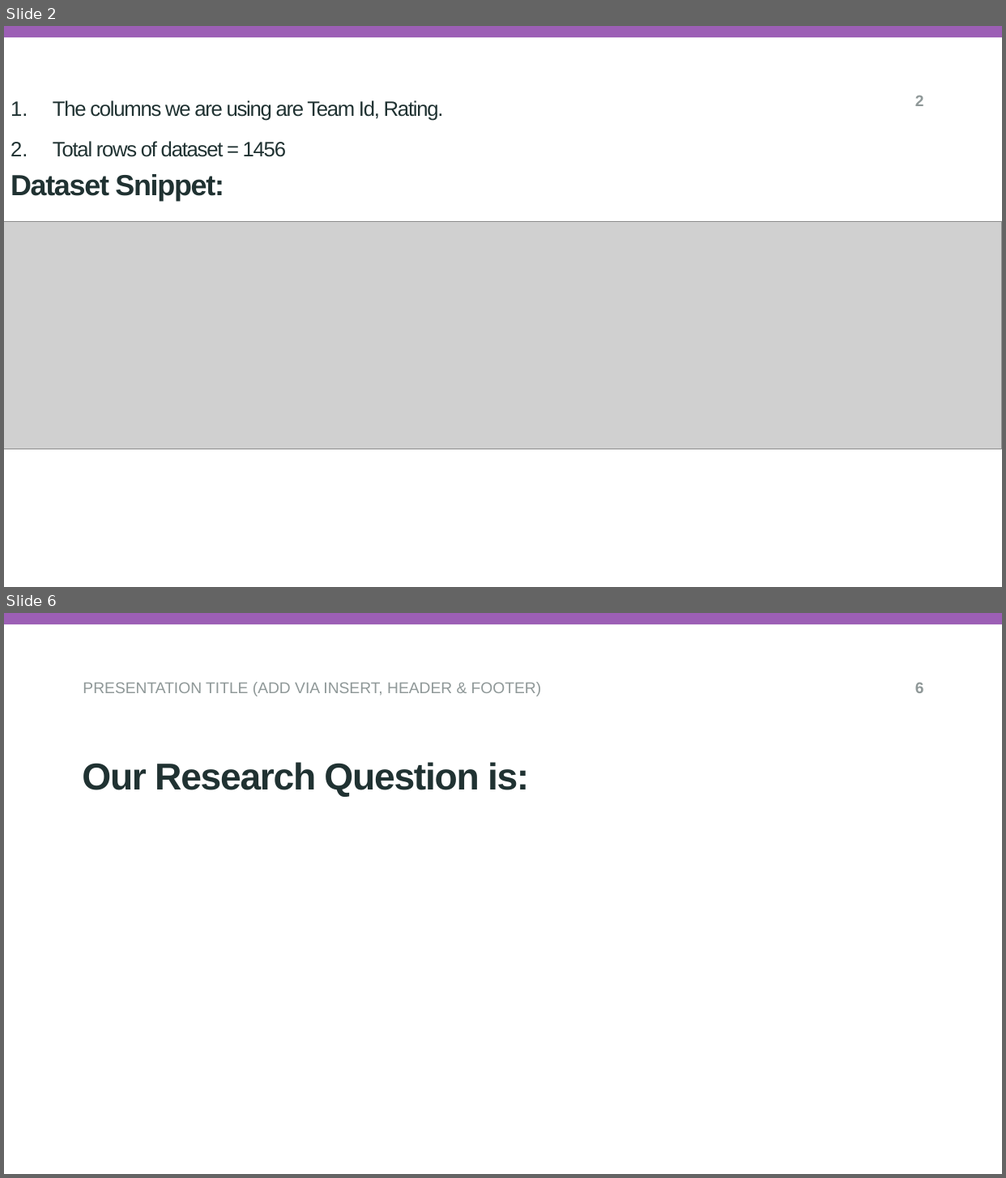
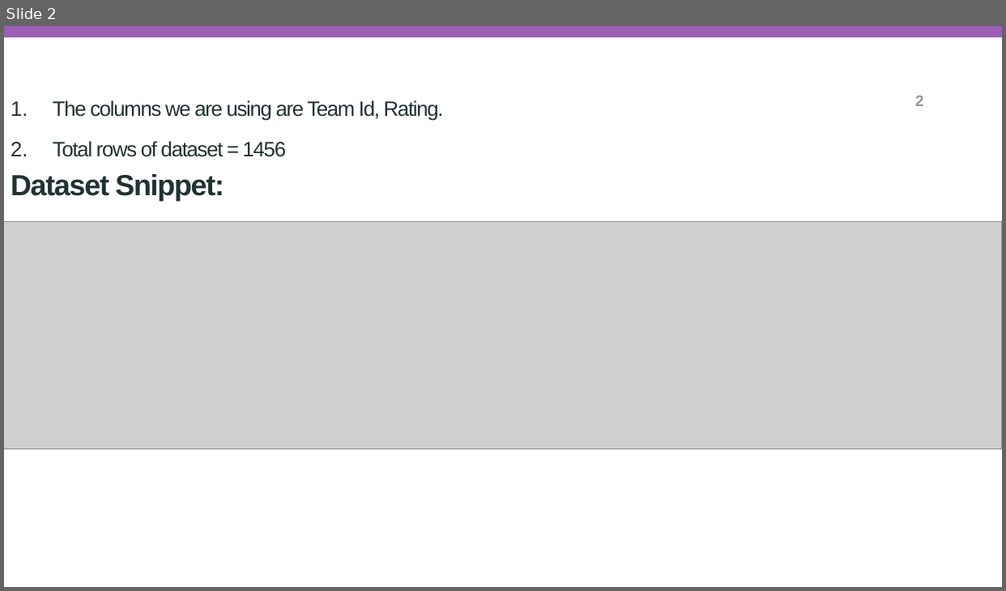
Before and after one commit to IbbiShahid/Research-Question-and-Visualisation, a slide deck: researchQuestion.pptx. Shown one above the other, each under a label of ours: slides 2 and 6 before the commit, slide 2 after it; the slides between them are not shown. The pictures are 1006x1178 and 1006x591 pixels, drawn with LibreOffice and Linux fonts; fonts in the diff are those of the drawing; grey boxes stand for pictures; background and template pictures are left out. Boxes give left, top, right and bottom in pixels: in the first picture for what was removed or moved away, otherwise in the second. Text is boxed around its words. In the diff, an @@ line names an element or a change of style, - is before the commit and + after.

```diff
--- a/researchQuestion.pptx
+++ b/researchQuestion.pptx
@@ slide 6 removed at (x1=4, y1=613, x2=1002, y2=1174), background #FFFFFF; not listed: 1 template element that a slide beside it also shows @@
@@ text removed at (x1=83, y1=682, x2=542, y2=696) @@
-PRESENTATION TITLE (ADD VIA INSERT, HEADER & FOOTER)
@@ page number removed at (x1=915, y1=683, x2=924, y2=693) @@
-6
@@ subtitle removed at (x1=82, y1=762, x2=529, y2=797) @@
-Our Research Question is:
```
Also in this commit, not shown: 3 slides changed.
